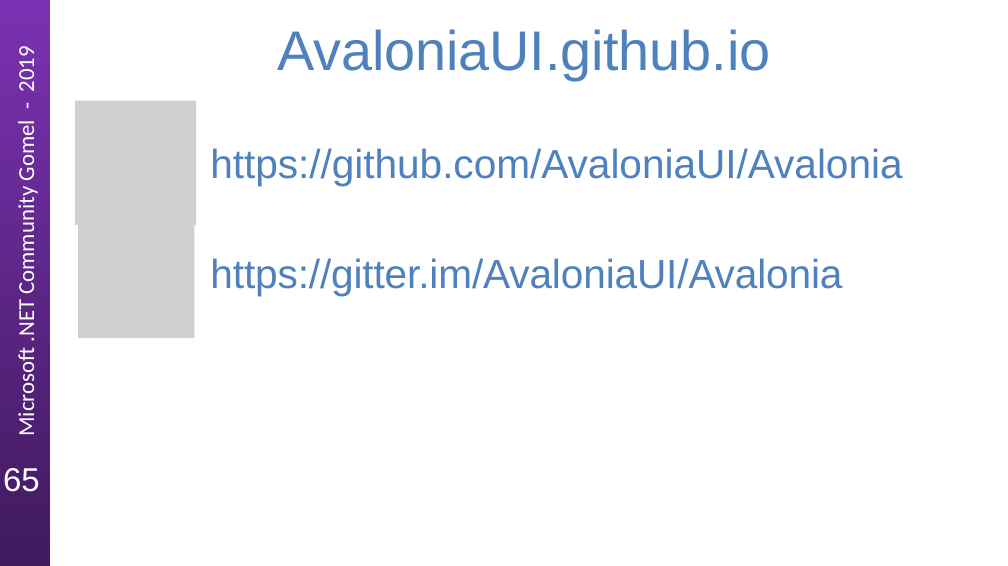
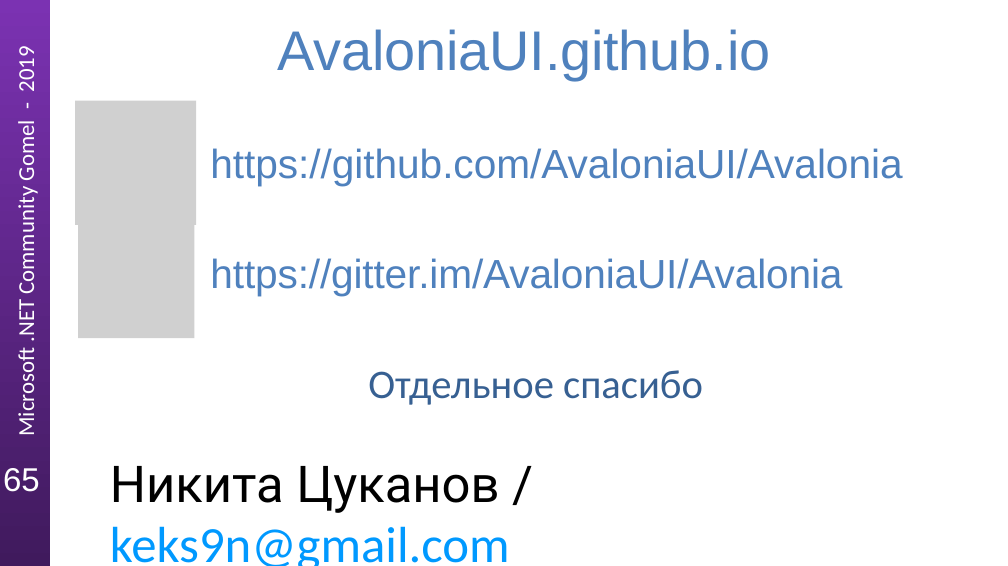
Before and after one commit to Guddiny/NetMeetupGomel20191003, a slide deck: slide 56 of DemoStyles/Presentation/avalonia-UI.pptx. Drawn at 1008x566 pixels with LibreOffice and Linux fonts; fonts in the diff are those of the drawing; grey boxes stand for pictures. Boxes give left, top, right and bottom in pixels: in the first picture for what was removed or moved away, otherwise in the second. Text is boxed around its words. In the diff, an @@ line names an element or a change of style, - is before the commit and + after.

```diff
--- a/DemoStyles/Presentation/avalonia-UI.pptx
+++ b/DemoStyles/Presentation/avalonia-UI.pptx
@@ text added at <box>368,370,703,405</box>, 32 pt, text #376092 @@
+Отдельное спасибо
@@ text added at <box>110,466,510,566</box>, 40 pt, text #0099FF, underline @@
+Никита Цуканов / keks9n@gmail.com
```
Also in this commit, not shown: 1 other slide changed.
